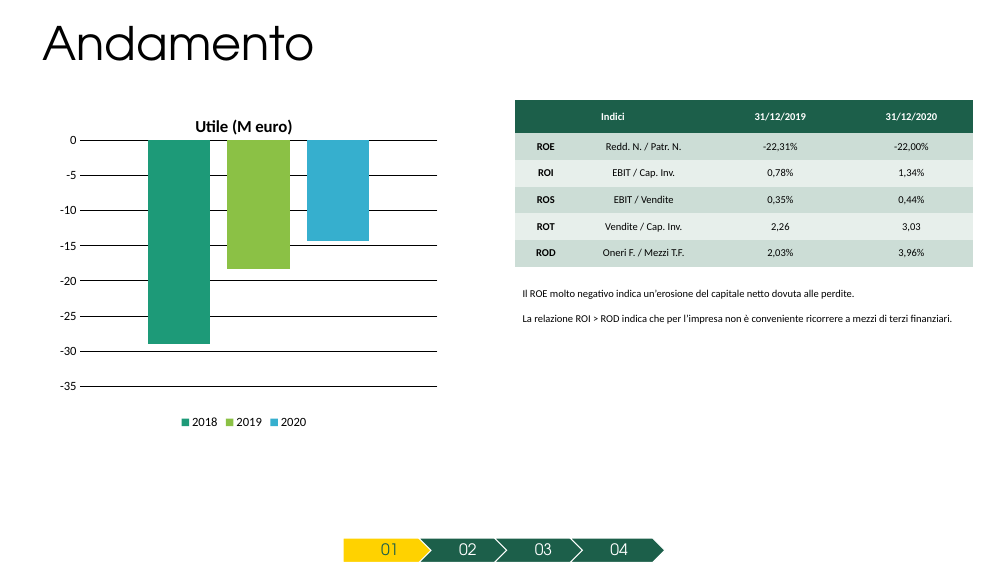
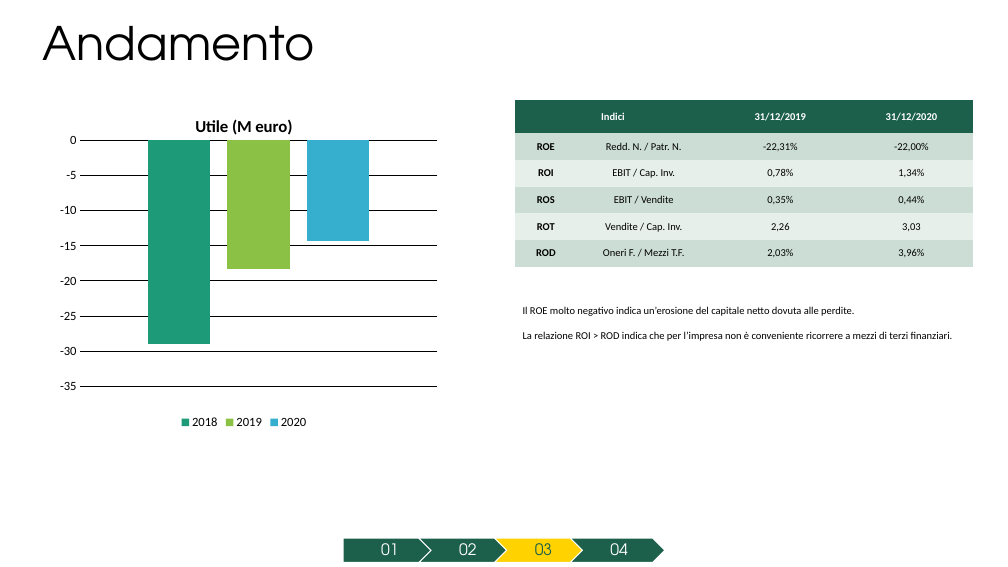
Before and after one commit to Censacrof/naturasi-pw-eoa, a slide deck: slide 15 of PresentazioneNaturasi.pptx (slide 10 before the commit). Drawn at 1008x567 pixels with LibreOffice and Linux fonts; fonts in the diff are those of the drawing. Boxes give left, top, right and bottom in pixels: in the first picture for what was removed or moved away, otherwise in the second. Text is boxed around its words. In the diff, an @@ line names an element or a change of style, - is before the commit and + after.

```diff
--- a/PresentazioneNaturasi.pptx
+++ b/PresentazioneNaturasi.pptx
@@ text "Il ROE molto negativo indica ...": place and size @@
-text "Il ROE molto negativo indica ..." at [523, 289, 953, 324]
+text "Il ROE molto negativo indica ..." at [523, 306, 953, 341]
@@ text "01" at [381, 538, 398, 563]: text colour #1C5F4A to #FFFFFF @@
@@ pentagon arrow at [343, 538, 438, 563]: fill #FFD200 to #1C5F4A @@
@@ chevron at [495, 538, 589, 563]: fill #1C5F4A to #FFD200 @@
@@ text "03" at [535, 538, 552, 563]: text colour #FFFFFF to #1C5F4A @@
```
Also in this commit, not shown: 3 other slides changed, 5 slides added.
